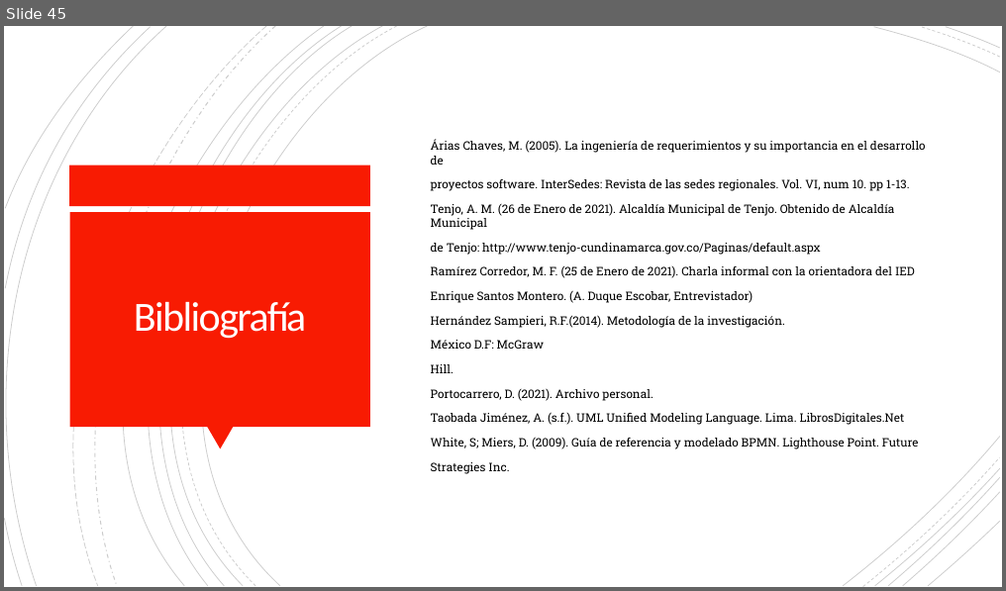
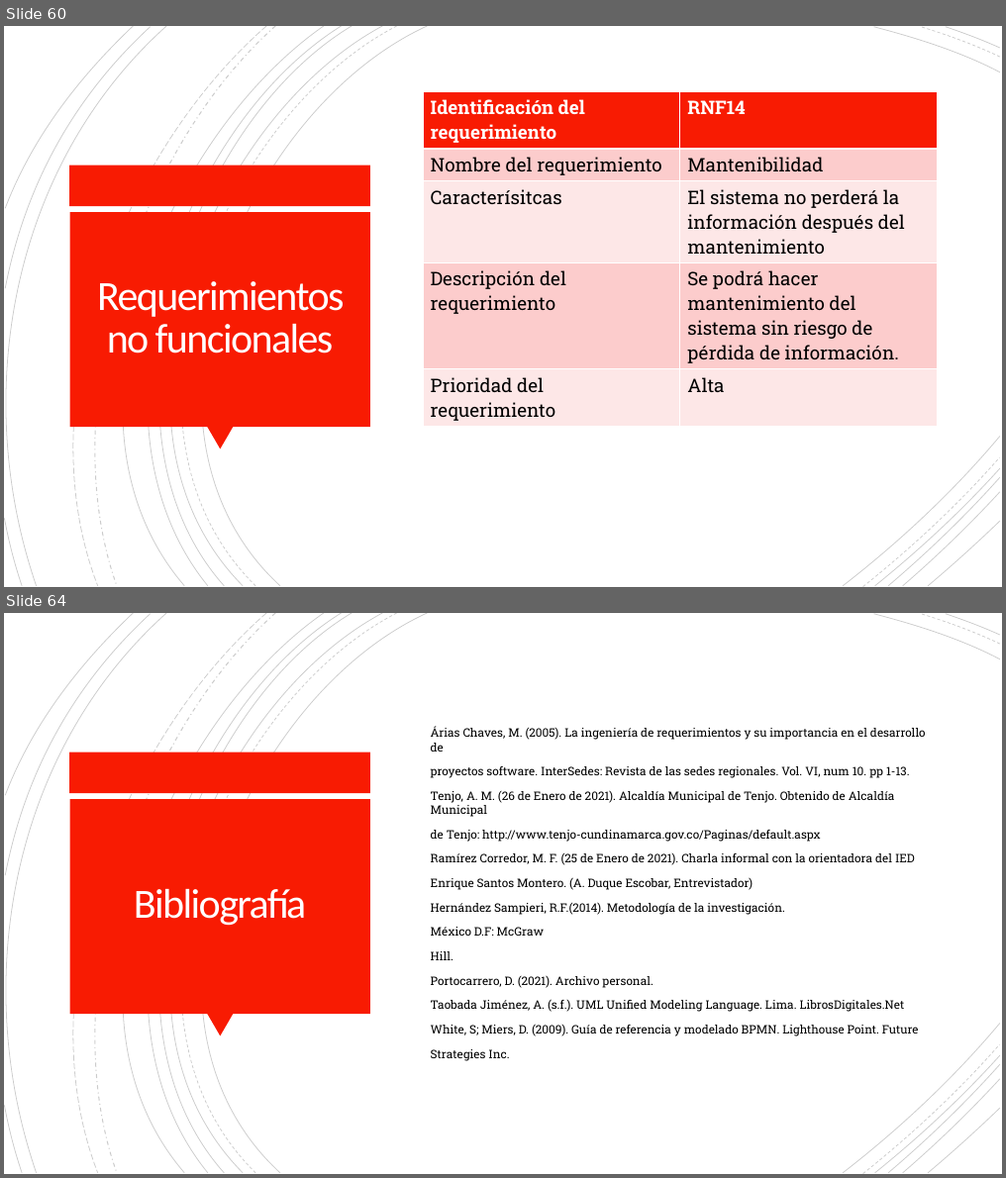
Before and after one commit to Dillan444/PROYECTO_SENA, a slide deck: PLANTEAMIENTO_DEL_PROBLEMA.pptx. Shown one above the other, each under a label of ours: slide 45 before the commit, slides 60 and 64 after it; the slides between them are not shown. The pictures are 1006x591 and 1006x1178 pixels, drawn with LibreOffice and Linux fonts; fonts in the diff are those of the drawing. Boxes give left, top, right and bottom in pixels: in the first picture for what was removed or moved away, otherwise in the second. Text is boxed around its words. In the diff, an @@ line names an element or a change of style, - is before the commit and + after.

Commit message:
doc:RF_RNF.V11.17/04/2021
Se corrigen los requerimientos funcionales y los no funcionales de acuerdo con las observaciones que se hicieron en la sustentación.

```diff
--- a/PLANTEAMIENTO_DEL_PROBLEMA.pptx
+++ b/PLANTEAMIENTO_DEL_PROBLEMA.pptx
@@ slide 60 added at (4,26,1002,587), background #FFFFFF; not listed: 24 template elements that a slide beside it also shows @@
@@ table added at (423,92,937,425), 5 rows, 2 columns @@
+Identificación del requerimiento | RNF14
+Nombre del requerimiento | Mantenibilidad
+Caracterísitcas | El sistema no perderá la información después del mantenimiento
+Descripción del requerimiento | Se podrá hacer mantenimiento del sistema sin riesgo de pérdida de información.
+Prioridad del requerimiento | Alta
@@ title added at (97,281,344,354), 40 pt, text #FFFEFF @@
+Requerimientos no funcionales
@@ what was slide 45 is now slide 64 @@
```
Also in this commit, not shown: 9 slides changed, 20 other slides added, 2 slides removed, 1 other file.
